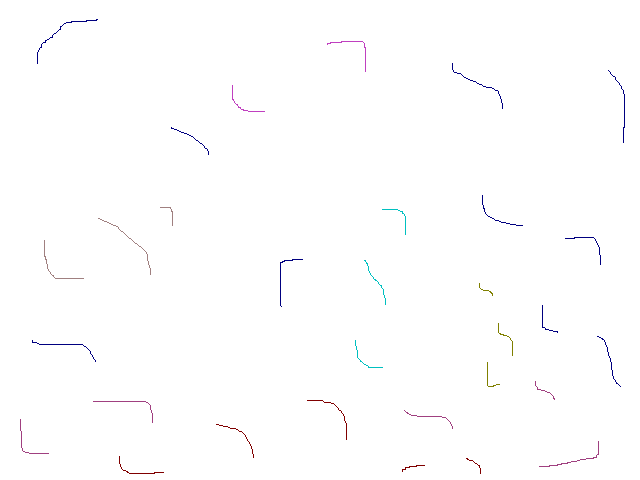
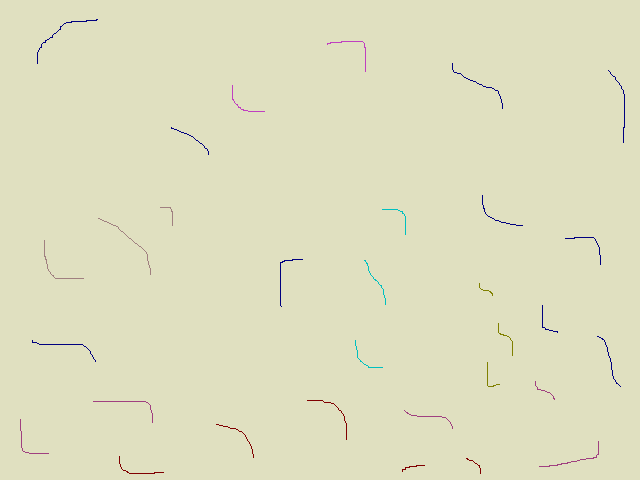
Before/after of a 640 × 480 layered artwork. What changed in the layer stack:
painted on "Background" over (x1=0, y1=0, x2=640, y2=480)
painted on "15_randomLow.png" over (x1=0, y1=0, x2=640, y2=480)
